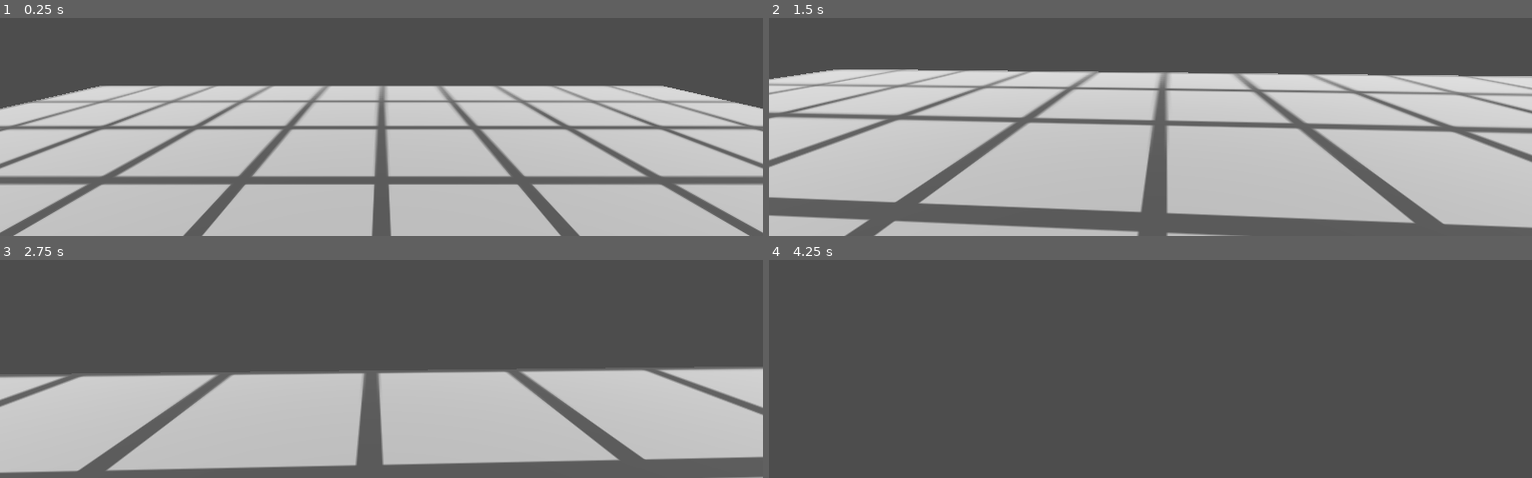
Above: before the commit, frames 1-4 (two rows, left to right).
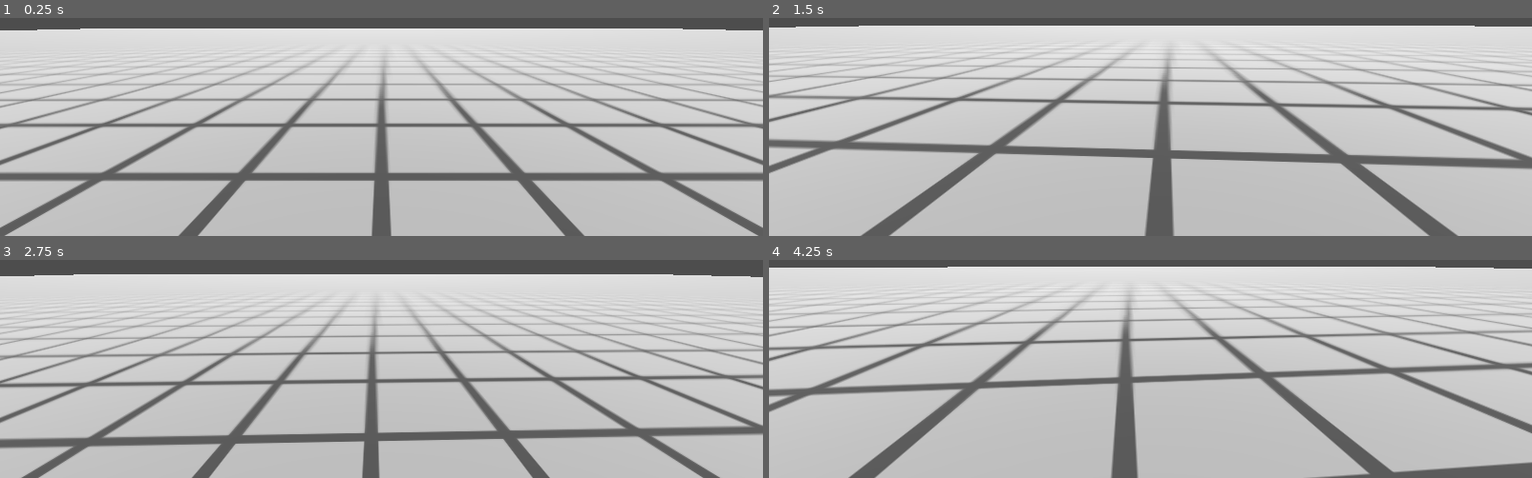
Above: after the commit, the same moments.

Repository: PixelWolf8976/Grapple-Gate
Game: Godot game, scene res://Objects/test_level.tscn
The game is run twice, just before and just after one commit, with the same random seed, the same clock (stepped at 60 frames per second) and the same inputs. Before the commit the project has no main scene; this scene is started directly in both runs.
Inputs (mouse positions are in pixels of both pictures, inside the frame that each line leads up to):
- Up to frame 1 (0.25 s): no input
- Up to frame 2 (1.5 s): move the mouse to (1188, 20) at 0.52 s; hold Space (Jump, bound only after the commit) 0.53-1.28 s; hold W (Walk Forward) from 0.53 s (still down); tap Ctrl (Crouch, bound only after the commit) at 0.6 s; move the mouse to (1112, 24) at 1.27 s; tap Space (Jump, bound only after the commit) at 1.35 s
- Up to frame 3 (2.75 s): keep holding W (Walk Forward); tap Space (Jump, bound only after the commit) at 1.52, 1.82 s; tap Ctrl (Crouch, bound only after the commit) at 1.55, 2.1 s; move the mouse to (outside the picture) at 2.02 s; hold Space (Jump, bound only after the commit) from 2.03 s (still down)
- Up to frame 4 (4.25 s): keep holding W (Walk Forward); move the mouse to (1142, 270) at 2.77 s; release Space (Jump, bound only after the commit) at 2.78 s; tap Ctrl (Crouch, bound only after the commit) at 2.85 s; tap Space (Jump, bound only after the commit) at 3.02, 3.32 s; move the mouse to (1203, 268) at 3.52 s; hold Space (Jump, bound only after the commit) from 3.53 s (still down)

The runs differ from the first frame. In frame 1, 42% of the frame differs, in the area x 0-100%, y 4-100%; in frame 2, 45%; in frame 3, 63%; in frame 4, 90%, in the area x 0-100%, y 3-100%.

Commit message:
Added more player controller things

Diff:
--- a/Objects/player.tscn
+++ b/Objects/player.tscn
@@ -9,8 +9,11 @@
 
 [node name="Player" type="RigidBody3D"]
 lock_rotation = true
+max_contacts_reported = 6
+contact_monitor = true
 linear_damp = 3.0
 script = ExtResource("1_ybj5l")
+jumpStrength = 5.0
 
 [node name="MeshInstance3D" type="MeshInstance3D" parent="."]
 layers = 2
--- a/Objects/test_level.tscn
+++ b/Objects/test_level.tscn
@@ -8,7 +8,7 @@
 
 [sub_resource type="StandardMaterial3D" id="StandardMaterial3D_1b3k3"]
 albedo_texture = ExtResource("1_wkuwy")
-uv1_scale = Vector3(10, 10, 10)
+uv1_scale = Vector3(100, 100, 100)
 
 [sub_resource type="PlaneMesh" id="PlaneMesh_oy2rr"]
 material = SubResource("StandardMaterial3D_1b3k3")
@@ -25,7 +25,8 @@
 transform = Transform3D(1, 0, 0, 0, 0.552839, 0.833288, 0, -0.833288, 0.552839, 0, 0, 0)
 
 [node name="MeshInstance3D" type="MeshInstance3D" parent="."]
-transform = Transform3D(10, 0, 0, 0, 10, 0, 0, 0, 10, 0, 0, 0)
+transform = Transform3D(100, 0, 0, 0, 100, 0, 0, 0, 100, 0, 0, 0)
+layers = 7
 mesh = SubResource("PlaneMesh_oy2rr")
 
 [node name="StaticBody3D" type="StaticBody3D" parent="MeshInstance3D"]
--- a/Scripts/player.gd
+++ b/Scripts/player.gd
@@ -1,13 +1,19 @@
 extends RigidBody3D
 
-@export var speed := 1200.0
+@export var walkSpeed := 1200.0
+@export var jumpStrength := 1.0
 
 @onready var twistPivot := $TwistPivot
 @onready var pitchPivot := $TwistPivot/PitchPivot
 
+@onready var mesh := $MeshInstance3D
+@onready var collision := $CollisionShape3D
+
 var mouseSensitivity := 0.001
 var twistInput := 0.0
 var pitchInput := 0.0
+var speed := walkSpeed
+var isCrouching := false
 
 # Called when the node enters the scene tree for the first time.
 func _ready():
@@ -15,13 +21,35 @@
 
 # Called every frame. 'delta' is the elapsed time since the previous frame.
 func _process(delta):
+	if Input.is_action_just_pressed("Crouch"):
+		speed = walkSpeed * 0.7
+		mesh.scale.y = 0.5
+		collision.scale.y = 0.5
+		isCrouching = true
+	elif Input.is_action_just_released("Crouch"):
+		speed = walkSpeed
+		mesh.scale.y = 1
+		collision.scale.y = 1
+		isCrouching = false
+
 	var input := Vector3.ZERO
-	input.x = Input.get_axis("Walk Left", "Walk Right")
-	input.z = Input.get_axis("Walk Forward", "Walk Backwards")
 
-	apply_central_force(twistPivot.basis * input * speed * delta)
+	if searchForStand(self.get_colliding_bodies()) && !isCrouching && Input.is_action_pressed("Jump"):
+		input.y = jumpStrength
+
+	if searchForStand(self.get_colliding_bodies()):
+		input.x = Input.get_axis("Walk Left", "Walk Right")
+		input.z = Input.get_axis("Walk Forward", "Walk Backwards")
+
+		apply_central_force(twistPivot.basis * input * speed * delta)
+
+		self.linear_damp = 3
+	else:
+		self.linear_damp = 0
 
 	twistPivot.rotate_y(twistInput)
+	mesh.rotate_y(twistInput)
+	collision.rotate_y(twistInput)
 	pitchPivot.rotate_x(pitchInput)
 	pitchPivot.rotation.x = clamp(pitchPivot.rotation.x, deg_to_rad(-90), deg_to_rad(90))
 	twistInput = 0.0
@@ -32,6 +60,12 @@
 	elif Input.is_action_just_pressed("ui_cancel") && Input.mouse_mode == Input.MOUSE_MODE_VISIBLE:
 		Input.set_mouse_mode(Input.MOUSE_MODE_CAPTURED)
 
+func searchForStand(nodes):
+	for node in nodes:
+		if node.get_collision_layer_value(1):
+			return true
+	return false
+
 func _unhandled_input(event: InputEvent):
 	if event is InputEventMouseMotion:
 		if Input.mouse_mode == Input.MOUSE_MODE_CAPTURED:
--- a/project.godot
+++ b/project.godot
@@ -11,6 +11,7 @@
 [application]
 
 config/name="Grapple-gate"
+run/main_scene="res://Objects/test_level.tscn"
 config/features=PackedStringArray("4.2", "Forward Plus")
 config/icon="res://Resources/icon.svg"
 
@@ -19,24 +20,46 @@
 "Walk Forward"={
 "deadzone": 0.5,
 "events": [Object(InputEventKey,"resource_local_to_scene":false,"resource_name":"","device":-1,"window_id":0,"alt_pressed":false,"shift_pressed":false,"ctrl_pressed":false,"meta_pressed":false,"pressed":false,"keycode":0,"physical_keycode":87,"key_label":0,"unicode":119,"echo":false,"script":null)
-, Object(InputEventKey,"resource_local_to_scene":false,"resource_name":"","device":-1,"window_id":0,"alt_pressed":false,"shift_pressed":false,"ctrl_pressed":false,"meta_pressed":false,"pressed":false,"keycode":0,"physical_keycode":4194320,"key_label":0,"unicode":0,"echo":false,"script":null)
 ]
 }
 "Walk Backwards"={
 "deadzone": 0.5,
 "events": [Object(InputEventKey,"resource_local_to_scene":false,"resource_name":"","device":-1,"window_id":0,"alt_pressed":false,"shift_pressed":false,"ctrl_pressed":false,"meta_pressed":false,"pressed":false,"keycode":0,"physical_keycode":83,"key_label":0,"unicode":115,"echo":false,"script":null)
-, Object(InputEventKey,"resource_local_to_scene":false,"resource_name":"","device":-1,"window_id":0,"alt_pressed":false,"shift_pressed":false,"ctrl_pressed":false,"meta_pressed":false,"pressed":false,"keycode":0,"physical_keycode":4194322,"key_label":0,"unicode":0,"echo":false,"script":null)
 ]
 }
 "Walk Left"={
 "deadzone": 0.5,
 "events": [Object(InputEventKey,"resource_local_to_scene":false,"resource_name":"","device":-1,"window_id":0,"alt_pressed":false,"shift_pressed":false,"ctrl_pressed":false,"meta_pressed":false,"pressed":false,"keycode":0,"physical_keycode":65,"key_label":0,"unicode":97,"echo":false,"script":null)
-, Object(InputEventKey,"resource_local_to_scene":false,"resource_name":"","device":-1,"window_id":0,"alt_pressed":false,"shift_pressed":false,"ctrl_pressed":false,"meta_pressed":false,"pressed":false,"keycode":0,"physical_keycode":4194319,"key_label":0,"unicode":0,"echo":false,"script":null)
 ]
 }
 "Walk Right"={
 "deadzone": 0.5,
 "events": [Object(InputEventKey,"resource_local_to_scene":false,"resource_name":"","device":-1,"window_id":0,"alt_pressed":false,"shift_pressed":false,"ctrl_pressed":false,"meta_pressed":false,"pressed":false,"keycode":0,"physical_keycode":68,"key_label":0,"unicode":100,"echo":false,"script":null)
-, Object(InputEventKey,"resource_local_to_scene":false,"resource_name":"","device":-1,"window_id":0,"alt_pressed":false,"shift_pressed":false,"ctrl_pressed":false,"meta_pressed":false,"pressed":false,"keycode":0,"physical_keycode":4194321,"key_label":0,"unicode":0,"echo":false,"script":null)
 ]
 }
+"Equipment Primary"={
+"deadzone": 0.5,
+"events": [Object(InputEventKey,"resource_local_to_scene":false,"resource_name":"","device":-1,"window_id":0,"alt_pressed":false,"shift_pressed":false,"ctrl_pressed":false,"meta_pressed":false,"pressed":false,"keycode":0,"physical_keycode":81,"key_label":0,"unicode":113,"echo":false,"script":null)
+]
+}
+"Equipment Secondary"={
+"deadzone": 0.5,
+"events": [Object(InputEventKey,"resource_local_to_scene":false,"resource_name":"","device":-1,"window_id":0,"alt_pressed":false,"shift_pressed":false,"ctrl_pressed":false,"meta_pressed":false,"pressed":false,"keycode":0,"physical_keycode":69,"key_label":0,"unicode":101,"echo":false,"script":null)
+]
+}
+Crouch={
+"deadzone": 0.5,
+"events": [Object(InputEventKey,"resource_local_to_scene":false,"resource_name":"","device":-1,"window_id":0,"alt_pressed":false,"shift_pressed":false,"ctrl_pressed":false,"meta_pressed":false,"pressed":false,"keycode":0,"physical_keycode":4194326,"key_label":0,"unicode":0,"echo":false,"script":null)
+]
+}
+Jump={
+"deadzone": 0.5,
+"events": [Object(InputEventKey,"resource_local_to_scene":false,"resource_name":"","device":-1,"window_id":0,"alt_pressed":false,"shift_pressed":false,"ctrl_pressed":false,"meta_pressed":false,"pressed":false,"keycode":0,"physical_keycode":32,"key_label":0,"unicode":32,"echo":false,"script":null)
+]
+}
+
+[layer_names]
+
+3d_physics/layer_1="Standable"
+3d_physics/layer_2="Grappleable"
+3d_physics/layer_3="Portiable"
